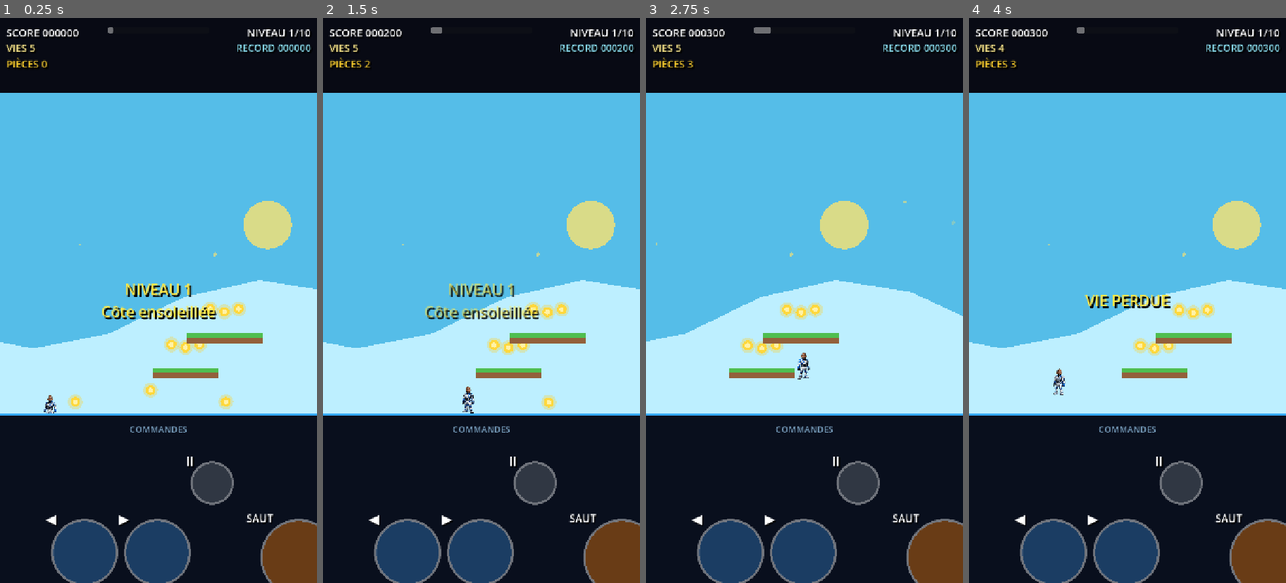
Above: before the commit, frames 1-4 (left to right).
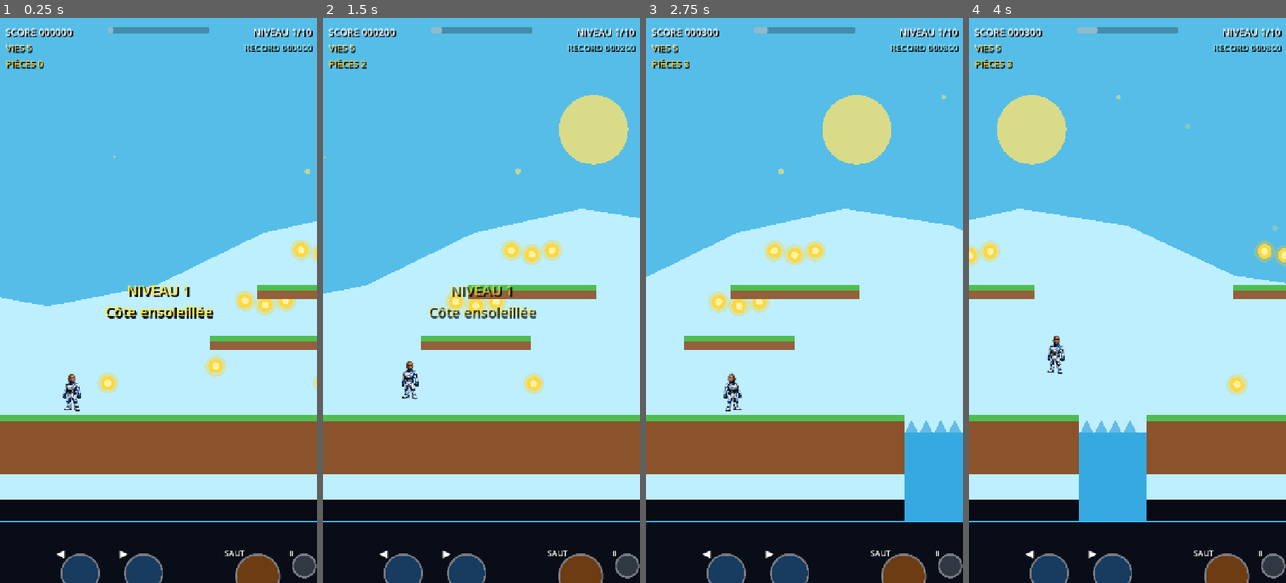
Above: after the commit, the same moments.

Repository: Chasmet/moi-mario-pygame
Game: Godot game, scene res://scenes/Main.tscn
The game is run twice, just before and just after one commit, with the same random seed, the same clock (stepped at 60 frames per second) and the same inputs.
Inputs:
- Up to frame 1 (0.25 s): no input
- Up to frame 2 (1.5 s): hold D (move_right) from 0.53 s (still down); tap Space (jump) at 0.6, 0.77, 1.07, 1.35 s
- Up to frame 3 (2.75 s): tap Space (jump) at 1.52, 1.82, 2.1 s; release D (move_right) at 2.03 s; hold A (move_left) from 2.03 s (still down)
- Up to frame 4 (4 s): release A (move_left) at 2.78 s; hold D (move_right) from 2.78 s (still down); tap Space (jump) at 2.85, 3.02, 3.32, 3.6, 3.77 s

The runs differ from the first frame. In frame 1, 46% of the frame differs, in the area x 0-100%, y 0-100%; in frame 2, 52%; in frame 3, 53%; in frame 4, 54%.

Commit message:
Create V3 mobile 89 percent layout and forgiving platforms

Diff:
--- a/scripts/MobileLayout.gd
+++ b/scripts/MobileLayout.gd
@@ -1,12 +1,14 @@
 extends Node
 
-const GAME_HEIGHT_RATIO: float = 0.70
-const CONTROL_HEIGHT_RATIO: float = 0.30
+const GAME_HEIGHT_RATIO: float = 0.89
+const CONTROL_HEIGHT_RATIO: float = 0.11
+const PLAYER_SPRITE_SIZE: Vector2 = Vector2(92.0, 124.0)
+const PLAYER_COLLISION_SIZE: Vector2 = Vector2(50.0, 78.0)
+const CAMERA_ZOOM: Vector2 = Vector2(1.36, 1.36)
 
 var main_scene: Node
 var ui_layer: CanvasLayer
 var control_panel: ColorRect
-var control_title: Label
 var touch_buttons: Dictionary = {}
 var configured: bool = false
 
@@ -32,6 +34,8 @@
 func _on_node_added(node: Node) -> void:
 	if node.name == "Main":
 		call_deferred("_configure_scene", node)
+	elif node is StaticBody2D or node is AnimatableBody2D:
+		call_deferred("_make_platform_forgiving", node)
 
 
 func _try_configure_current_scene() -> void:
@@ -54,9 +58,9 @@
 	_remove_old_buttons()
 	_create_control_panel()
 	_create_touch_controls()
-	_configure_camera()
 	configured = true
 	_layout_interface()
+	call_deferred("_apply_v3_gameplay")
 	_release_old_mobile_flags()
 
 
@@ -73,7 +77,7 @@
 	control_panel.name = "MobileControlPanel"
 	control_panel.process_mode = Node.PROCESS_MODE_ALWAYS
 	control_panel.mouse_filter = Control.MOUSE_FILTER_STOP
-	control_panel.color = Color("#090f1d")
+	control_panel.color = Color("#080d18")
 	control_panel.anchor_left = 0.0
 	control_panel.anchor_top = GAME_HEIGHT_RATIO
 	control_panel.anchor_right = 1.0
@@ -87,7 +91,7 @@
 	var separator: ColorRect = ColorRect.new()
 	separator.name = "Separator"
 	separator.mouse_filter = Control.MOUSE_FILTER_IGNORE
-	separator.color = Color("#35a9ff")
+	separator.color = Color("#33b8ff")
 	separator.anchor_left = 0.0
 	separator.anchor_top = 0.0
 	separator.anchor_right = 1.0
@@ -95,18 +99,8 @@
 	separator.offset_left = 0.0
 	separator.offset_top = 0.0
 	separator.offset_right = 0.0
-	separator.offset_bottom = 5.0
+	separator.offset_bottom = 3.0
 	control_panel.add_child(separator)
-
-	control_title = Label.new()
-	control_title.name = "ControlTitle"
-	control_title.text = "COMMANDES"
-	control_title.horizontal_alignment = HORIZONTAL_ALIGNMENT_CENTER
-	control_title.vertical_alignment = VERTICAL_ALIGNMENT_CENTER
-	control_title.mouse_filter = Control.MOUSE_FILTER_IGNORE
-	control_title.add_theme_color_override("font_color", Color(0.65, 0.85, 1.0, 0.75))
-	control_title.add_theme_font_size_override("font_size", 20)
-	control_panel.add_child(control_title)
 
 
 func _create_touch_controls() -> void:
@@ -114,10 +108,10 @@
 		return
 
 	touch_buttons.clear()
-	touch_buttons["left"] = _make_touch_button("MoveLeft", "move_left", "◀", 160, Color("#1b3d63"), Color("#2d8ed8"))
-	touch_buttons["right"] = _make_touch_button("MoveRight", "move_right", "▶", 160, Color("#1b3d63"), Color("#2d8ed8"))
-	touch_buttons["jump"] = _make_touch_button("Jump", "jump", "SAUT", 184, Color("#693c16"), Color("#e38b26"))
-	touch_buttons["pause"] = _make_touch_button("Pause", "pause_game", "II", 104, Color("#303743"), Color("#68788c"))
+	touch_buttons["left"] = _make_touch_button("MoveLeft", "move_left", "◀", 92, Color("#183b60"), Color("#2a91dd"))
+	touch_buttons["right"] = _make_touch_button("MoveRight", "move_right", "▶", 92, Color("#183b60"), Color("#2a91dd"))
+	touch_buttons["jump"] = _make_touch_button("Jump", "jump", "SAUT", 106, Color("#6e3c12"), Color("#f09228"))
+	touch_buttons["pause"] = _make_touch_button("Pause", "pause_game", "Ⅱ", 58, Color("#303844"), Color("#718297"))
 
 	for key in touch_buttons:
 		ui_layer.add_child(touch_buttons[key])
@@ -129,8 +123,8 @@
 	button.process_mode = Node.PROCESS_MODE_ALWAYS
 	button.action = action_name
 	button.passby_press = true
-	button.texture_normal = _make_circle_texture(diameter, normal_color, Color(1.0, 1.0, 1.0, 0.42), 5)
-	button.texture_pressed = _make_circle_texture(diameter, pressed_color, Color(1.0, 0.92, 0.48, 0.95), 7)
+	button.texture_normal = _make_circle_texture(diameter, normal_color, Color(1.0, 1.0, 1.0, 0.46), 4)
+	button.texture_pressed = _make_circle_texture(diameter, pressed_color, Color(1.0, 0.93, 0.48, 0.98), 5)
 
 	var touch_shape: CircleShape2D = CircleShape2D.new()
 	touch_shape.radius = float(diameter) * 0.5
@@ -139,16 +133,21 @@
 	var label: Label = Label.new()
 	label.name = "Label"
 	label.text = text_value
-	label.position = Vector2(-float(diameter) * 0.5, -30.0)
-	label.size = Vector2(float(diameter), 60.0)
+	label.position = Vector2(-float(diameter) * 0.5, -float(diameter) * 0.5)
+	label.size = Vector2(float(diameter), float(diameter))
 	label.horizontal_alignment = HORIZONTAL_ALIGNMENT_CENTER
 	label.vertical_alignment = VERTICAL_ALIGNMENT_CENTER
 	label.mouse_filter = Control.MOUSE_FILTER_IGNORE
 	label.add_theme_color_override("font_color", Color.WHITE)
 	label.add_theme_color_override("font_shadow_color", Color(0.0, 0.0, 0.0, 0.9))
-	label.add_theme_constant_override("shadow_offset_x", 3)
-	label.add_theme_constant_override("shadow_offset_y", 3)
-	label.add_theme_font_size_override("font_size", 31 if text_value != "SAUT" else 25)
+	label.add_theme_constant_override("shadow_offset_x", 2)
+	label.add_theme_constant_override("shadow_offset_y", 2)
+	var font_size: int = 24
+	if text_value == "SAUT":
+		font_size = 18
+	elif text_value == "Ⅱ":
+		font_size = 17
+	label.add_theme_font_size_override("font_size", font_size)
 	button.add_child(label)
 	return button
 
@@ -179,19 +178,17 @@
 
 	var panel_top: float = viewport_size.y * GAME_HEIGHT_RATIO
 	var panel_height: float = viewport_size.y * CONTROL_HEIGHT_RATIO
-	var common_y: float = panel_top + panel_height * 0.62
-
-	_layout_touch_button("left", Vector2(viewport_size.x * 0.16, common_y), clampf(panel_height / 400.0, 0.82, 1.15))
-	_layout_touch_button("right", Vector2(viewport_size.x * 0.39, common_y), clampf(panel_height / 400.0, 0.82, 1.15))
-	_layout_touch_button("jump", Vector2(viewport_size.x * 0.82, common_y), clampf(panel_height / 400.0, 0.82, 1.15))
-	_layout_touch_button("pause", Vector2(viewport_size.x * 0.60, panel_top + panel_height * 0.28), clampf(panel_height / 400.0, 0.82, 1.08))
-
-	if control_title != null:
-		control_title.position = Vector2(viewport_size.x * 0.35, 14.0)
-		control_title.size = Vector2(viewport_size.x * 0.30, 42.0)
+	var common_y: float = panel_top + panel_height * 0.52
+	var control_scale: float = clampf(panel_height / 142.0, 0.78, 1.05)
+
+	_layout_touch_button("left", Vector2(viewport_size.x * 0.19, common_y), control_scale)
+	_layout_touch_button("right", Vector2(viewport_size.x * 0.39, common_y), control_scale)
+	_layout_touch_button("jump", Vector2(viewport_size.x * 0.74, common_y), control_scale)
+	_layout_touch_button("pause", Vector2(viewport_size.x * 0.92, common_y), control_scale)
 
 	_layout_hud(viewport_size)
 	_configure_camera()
+	_apply_v3_gameplay()
 
 
 func _layout_touch_button(key: String, center_position: Vector2, scale_value: float) -> void:
@@ -206,8 +203,8 @@
 	if main_scene == null:
 		return
 
-	var font_size: int = clampi(int(viewport_size.x / 30.0), 18, 25)
-	var side_width: float = minf(245.0, viewport_size.x * 0.43)
+	var font_size: int = clampi(int(viewport_size.x / 32.0), 17, 23)
+	var side_width: float = minf(235.0, viewport_size.x * 0.43)
 
 	var score_label: Label = main_scene.get_node_or_null("UI/HUD/ScoreLabel") as Label
 	var lives_label: Label = main_scene.get_node_or_null("UI/HUD/LivesLabel") as Label
@@ -218,25 +215,25 @@
 	var message_label: Label = main_scene.get_node_or_null("UI/HUD/MessageLabel") as Label
 
 	if score_label != null:
-		score_label.offset_left = 14.0
+		score_label.offset_left = 12.0
 		score_label.offset_right = side_width
 		score_label.add_theme_font_size_override("font_size", font_size)
 	if lives_label != null:
-		lives_label.offset_left = 14.0
+		lives_label.offset_left = 12.0
 		lives_label.offset_right = side_width
 		lives_label.add_theme_font_size_override("font_size", font_size - 1)
 	if coin_label != null:
-		coin_label.offset_left = 14.0
+		coin_label.offset_left = 12.0
 		coin_label.offset_right = side_width
 		coin_label.add_theme_font_size_override("font_size", font_size - 1)
 	if level_label != null:
 		level_label.offset_left = -side_width
-		level_label.offset_right = -14.0
+		level_label.offset_right = -12.0
 		level_label.add_theme_font_size_override("font_size", font_size)
 	if high_label != null:
 		high_label.offset_left = -side_width
-		high_label.offset_right = -14.0
-		high_label.add_theme_font_size_override("font_size", font_size - 2)
+		high_label.offset_right = -12.0
+		high_label.add_theme_font_size_override("font_size", maxi(font_size - 2, 15))
 	if progress_bar != null:
 		progress_bar.offset_left = viewport_size.x * 0.34
 		progress_bar.offset_right = -viewport_size.x * 0.34
@@ -244,7 +241,53 @@
 		var half_width: float = viewport_size.x * 0.43
 		message_label.offset_left = -half_width
 		message_label.offset_right = half_width
-		message_label.add_theme_font_size_override("font_size", clampi(font_size + 10, 30, 42))
+		message_label.add_theme_font_size_override("font_size", clampi(font_size + 10, 29, 39))
+
+
+func _apply_v3_gameplay() -> void:
+	if main_scene == null or not is_instance_valid(main_scene):
+		return
+
+	var player: CharacterBody2D = main_scene.get("player") as CharacterBody2D
+	if player == null:
+		call_deferred("_apply_v3_gameplay")
+		return
+
+	if player.has_method("apply_v3_dimensions"):
+		player.call("apply_v3_dimensions", PLAYER_SPRITE_SIZE, PLAYER_COLLISION_SIZE)
+	player.floor_snap_length = 18.0
+
+	var world: Node = main_scene.get_node_or_null("World")
+	if world != null:
+		for child in world.get_children():
+			if child is StaticBody2D or child is AnimatableBody2D:
+				_make_platform_forgiving(child)
+
+	_configure_camera()
+
+
+func _make_platform_forgiving(body: Node) -> void:
+	if body == null or not is_instance_valid(body) or body.has_meta("v3_platform_adjusted"):
+		return
+	if main_scene == null or not is_instance_valid(main_scene):
+		return
+
+	var world: Node = main_scene.get_node_or_null("World")
+	if world == null or not world.is_ancestor_of(body):
+		return
+
+	for child in body.get_children():
+		var collision: CollisionShape2D = child as CollisionShape2D
+		if collision == null:
+			continue
+		var rectangle: RectangleShape2D = collision.shape as RectangleShape2D
+		if rectangle == null:
+			continue
+		var size: Vector2 = rectangle.size
+		if size.y <= 32.0 and size.x >= 90.0 and size.x <= 260.0:
+			body.scale.x *= 1.18
+			body.set_meta("v3_platform_adjusted", true)
+		return
 
 
 func _configure_camera() -> void:
@@ -255,15 +298,11 @@
 	if camera == null:
 		return
 
-	camera.position = Vector2(120.0, -40.0)
-	camera.zoom = Vector2(0.95, 0.95)
+	camera.position = Vector2(100.0, -100.0)
+	camera.zoom = CAMERA_ZOOM
 	camera.position_smoothing_enabled = false
-	camera.drag_horizontal_enabled = true
-	camera.drag_vertical_enabled = true
-	camera.drag_left_margin = 0.28
-	camera.drag_right_margin = 0.34
-	camera.drag_top_margin = 0.32
-	camera.drag_bottom_margin = 0.24
+	camera.drag_horizontal_enabled = false
+	camera.drag_vertical_enabled = false
 	camera.reset_smoothing()
 
 
